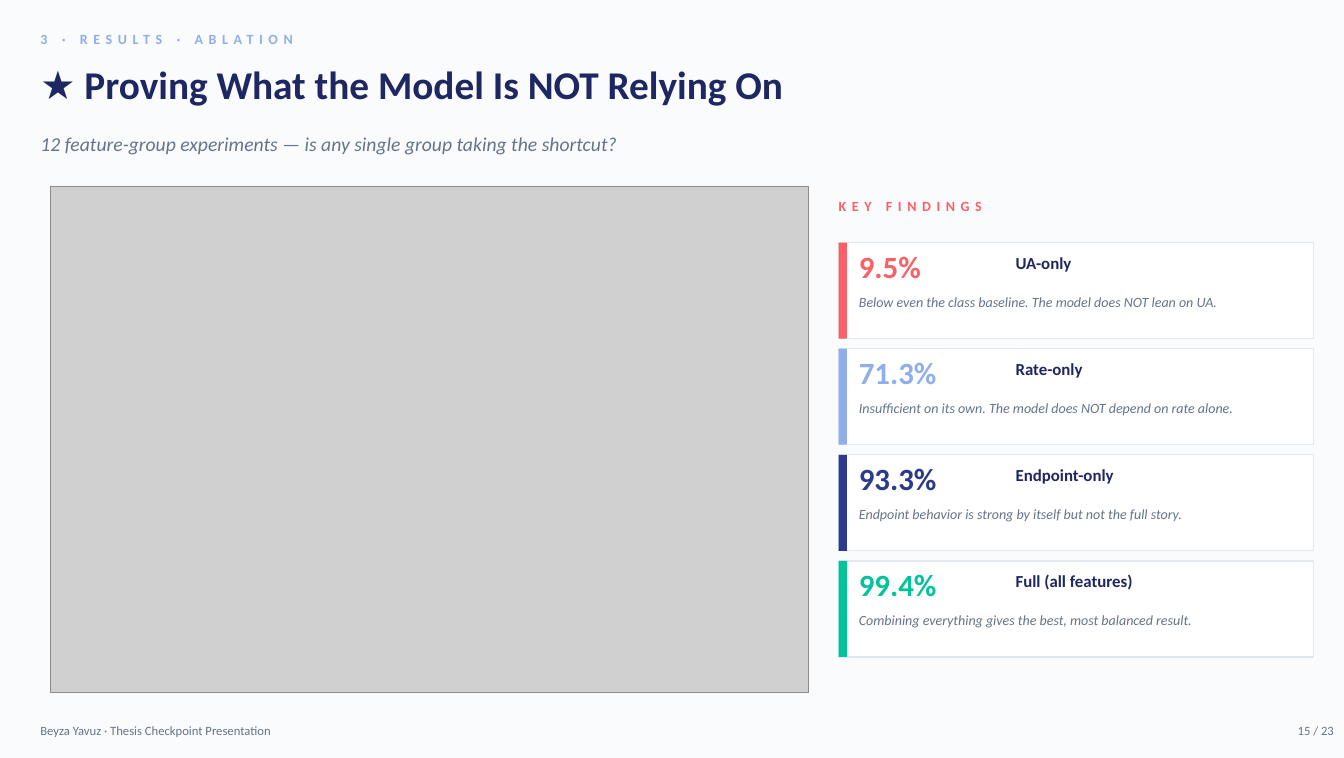
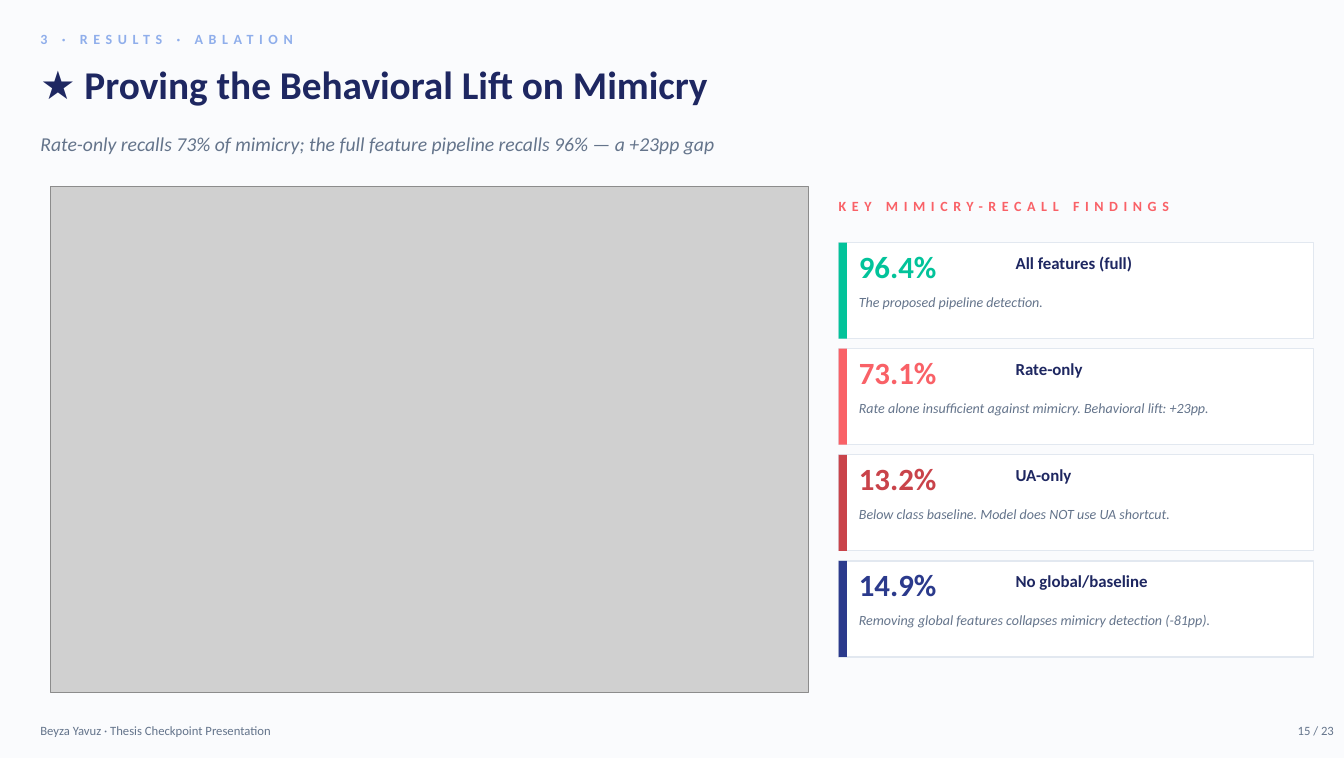
Before and after one commit to beyyzayyavuz/auth-nest-01, a slide deck: slide 15 of Thesis_Checkpoint_Presentation.pptx. Drawn at 1344x758 pixels with LibreOffice and Linux fonts; fonts in the diff are those of the drawing; grey boxes stand for pictures. Boxes give left, top, right and bottom in pixels: in the first picture for what was removed or moved away, otherwise in the second. Text is boxed around its words. In the diff, an @@ line names an element or a change of style, - is before the commit and + after.

```diff
--- a/Thesis_Checkpoint_Presentation.pptx
+++ b/Thesis_Checkpoint_Presentation.pptx
@@ text at (x1=84, y1=71, x2=708, y2=106): text changed @@
-★ Proving What the Model Is NOT Relying On
+★ Proving the Behavioral Lift on Mimicry
@@ text at (x1=40, y1=137, x2=714, y2=155): text changed @@
-12 feature-group experiments — is any single group taking the shortcut?
+Rate-only recalls 73% of mimicry; the full feature pipeline recalls 96% — a +23pp gap
@@ text at (x1=839, y1=202, x2=1169, y2=211): text changed @@
-KEY FINDINGS
+KEY MIMICRY-RECALL FINDINGS
@@ rectangle at (x1=839, y1=243, x2=847, y2=339): fill #F96167 to #02C39A @@
@@ text at (x1=859, y1=256, x2=937, y2=279): text changed; text colour #F96167 to #02C39A @@
-9.5%
+96.4%
@@ text at (x1=1016, y1=256, x2=1132, y2=272): text changed @@
-UA-only
+All features (full)
@@ text at (x1=859, y1=297, x2=1043, y2=309): text changed @@
-Below even the class baseline. The model does NOT lean on UA.
+The proposed pipeline detection.
@@ rectangle at (x1=839, y1=349, x2=847, y2=445): fill #8FAEEB to #F96167 @@
@@ text at (x1=859, y1=362, x2=937, y2=384): text changed; text colour #8FAEEB to #F96167 @@
-71.3%
+73.1%
@@ text at (x1=859, y1=403, x2=1209, y2=416): text changed @@
-Insufficient on its own. The model does NOT depend on rate alone.
+Rate alone insufficient against mimicry. Behavioral lift: +23pp.
@@ rectangle at (x1=839, y1=455, x2=847, y2=551): fill #2B3A8C to #C9434A @@
@@ text at (x1=859, y1=468, x2=937, y2=491): text changed; text colour #2B3A8C to #C9434A @@
-93.3%
+13.2%
@@ text at (x1=1016, y1=469, x2=1072, y2=484): text changed @@
-Endpoint-only
+UA-only
@@ text at (x1=859, y1=509, x2=1169, y2=519): text changed @@
-Endpoint behavior is strong by itself but not the full story.
+Below class baseline. Model does NOT use UA shortcut.
@@ rectangle at (x1=839, y1=561, x2=847, y2=657): fill #02C39A to #2B3A8C @@
@@ text at (x1=859, y1=574, x2=937, y2=597): text changed; text colour #02C39A to #2B3A8C @@
-99.4%
+14.9%
@@ text at (x1=1016, y1=575, x2=1147, y2=590): text changed @@
-Full (all features)
+No global/baseline
@@ text at (x1=859, y1=615, x2=1210, y2=628): text changed @@
-Combining everything gives the best, most balanced result.
+Removing global features collapses mimicry detection (-81pp).
```
Also in this commit, not shown: 17 other slides changed, 1 other file.
